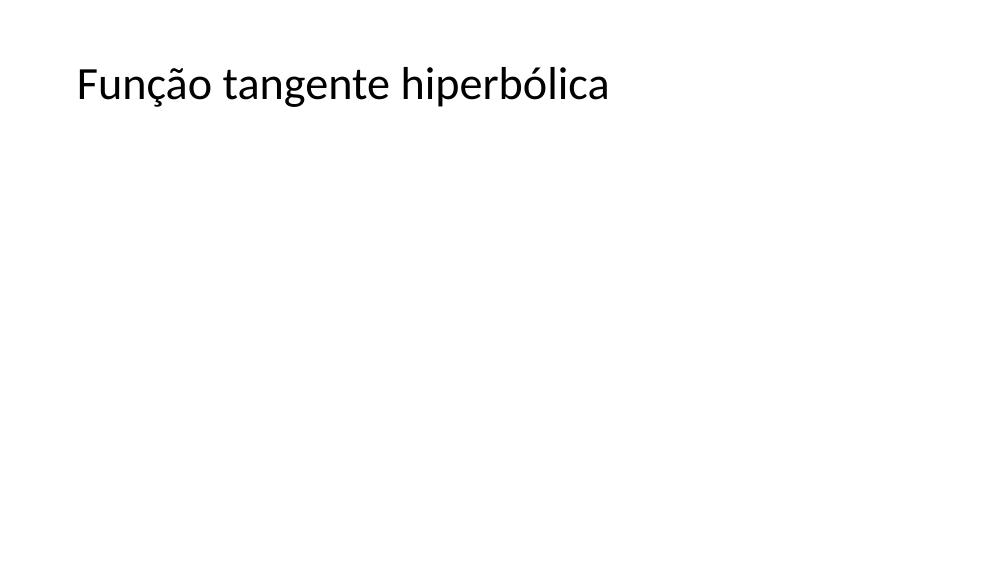
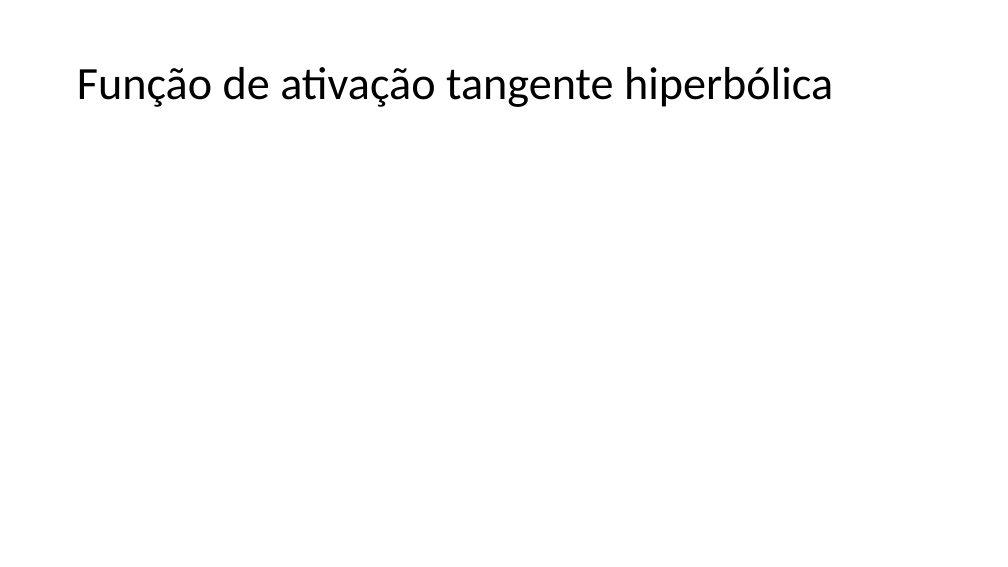
Before and after one commit to zz4fap/t320_aprendizado_de_maquina, a slide deck: slide 16 of slides/T320_Redes_Neurais_Artificiais (Parte II).pptx. Drawn at 1008x567 pixels with LibreOffice and Linux fonts; fonts in the diff are those of the drawing; grey boxes stand for pictures. Boxes give left, top, right and bottom in pixels: in the first picture for what was removed or moved away, otherwise in the second. Text is boxed around its words. In the diff, an @@ line names an element or a change of style, - is before the commit and + after.

```diff
--- a/slides/T320_Redes_Neurais_Artificiais (Parte II).pptx
+++ b/slides/T320_Redes_Neurais_Artificiais (Parte II).pptx
@@ title at [77, 67, 833, 107]: text changed @@
-Função tangente hiperbólica
+Função de ativação tangente hiperbólica
```
Also in this commit, not shown: 17 other slides changed, 3 slides added, 1 other file.
